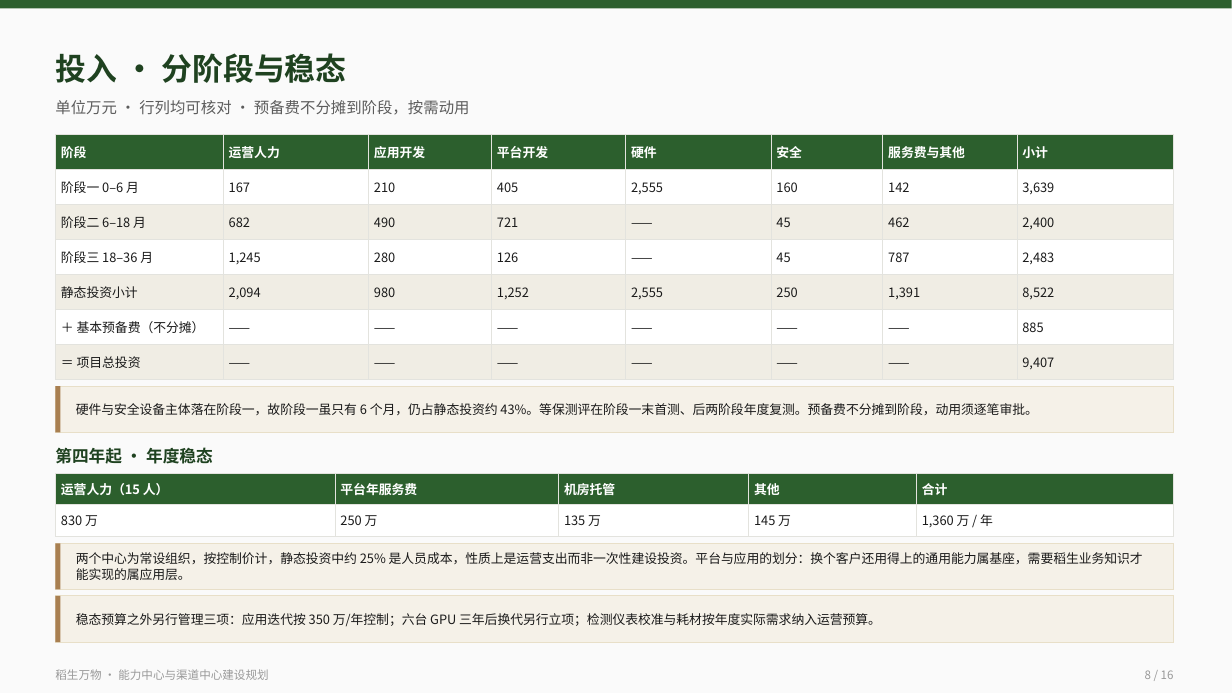
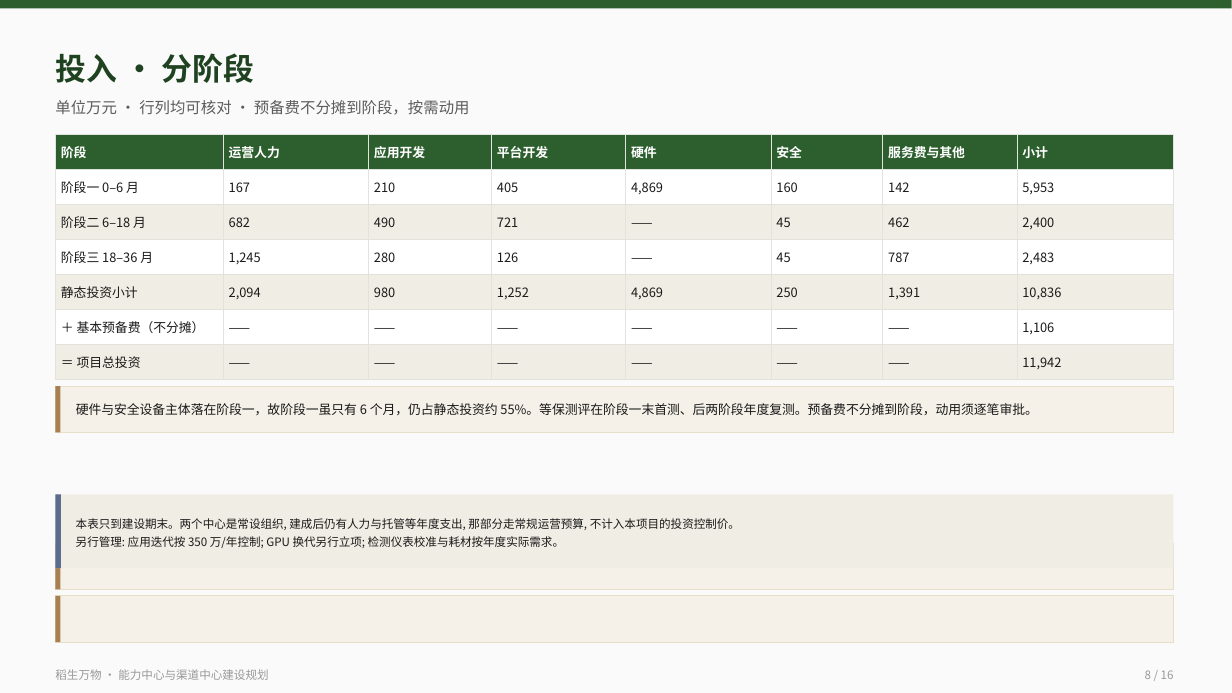
Before and after one commit to jinichen/catfish, a slide deck: slide 8 of projects/daosheng/docs/daosheng-nlzx-v2.budget-appendix-3nodes.pptx. Drawn at 1232x693 pixels with LibreOffice and Linux fonts; fonts in the diff are those of the drawing. Boxes give left, top, right and bottom in pixels: in the first picture for what was removed or moved away, otherwise in the second. Text is boxed around its words. In the diff, an @@ line names an element or a change of style, - is before the commit and + after.

Commit message:
docs(daosheng): 单节点 6 台 → 12 台 GPU，去品牌，去运营期成本
按 PPT 那份为准（不是 DOCX 版本）重算：

  · 算力主机不再写品牌型号，"8 卡 H20（141G/HBM3e）"→"8 卡 GPU 服务器，
    单机满配显存"；显存规格一并模糊，只留 2.4T 参数 / 95B 激活 / FP8 的测算口径
  · 单节点 6 台 → 12 台，四组互备（原三台一组两组互备）
  · 硬件数量跟着核：fabric 交换机 2→4 / 网卡 48→96；基础服务节点 9→12；
    存储 150TB→200TB
  · 单节点硬件 2,555 → 4,869 万；静态投资 8,522 → 10,836；
    预备费 885 → 1,106；控制价 9,407 → 11,942 万
  · 删掉后 5 年运营成本，口径只到建设期末（原来"第四年起年度稳态 1,360 万/年"）
  · 主 deck 补一页系统逻辑架构

三节点合计 25,946 万 = 2.59 亿，3 亿上限下余量 4,054 万（14%）。

```diff
--- a/projects/daosheng/docs/daosheng-nlzx-v2.budget-appendix-3nodes.pptx
+++ b/projects/daosheng/docs/daosheng-nlzx-v2.budget-appendix-3nodes.pptx
@@ text at bbox=[55, 53, 254, 83]: text changed @@
-投入 · 分阶段与稳态
+投入 · 分阶段
@@ table at bbox=[55, 134, 1172, 380] @@
-row 2, column 5: 2,555
+row 2, column 5: 4,869
-row 2, column 8: 3,639
+row 2, column 8: 5,953
-row 5, column 5: 2,555
+row 5, column 5: 4,869
-row 5, column 8: 8,522
+row 5, column 8: 10,836
-row 6, column 8: 885
+row 6, column 8: 1,106
-row 7, column 8: 9,407
+row 7, column 8: 11,942
@@ text at bbox=[76, 403, 1037, 415]: text changed @@
-硬件与安全设备主体落在阶段一，故阶段一虽只有 6 个月，仍占静态投资约 43%。等保测评在阶段一末首测、后两阶段年度复测。预备费不分摊到阶段，动用须逐笔审批。
+硬件与安全设备主体落在阶段一，故阶段一虽只有 6 个月，仍占静态投资约 55%。等保测评在阶段一末首测、后两阶段年度复测。预备费不分摊到阶段，动用须逐笔审批。
@@ text removed at bbox=[55, 447, 213, 464] @@
-第四年起 · 年度稳态
@@ table removed at bbox=[55, 473, 1173, 536], 2 rows, 5 columns @@
-运营人力（15 人） | 平台年服务费 | 机房托管 | 其他 | 合计
-830 万 | 250 万 | 135 万 | 145 万 | 1,360 万 / 年
@@ rectangle added at bbox=[55, 494, 1174, 568], fill #F0EDE4 @@
@@ rectangle added at bbox=[55, 494, 61, 568], fill #5B6C8F @@
@@ text at bbox=[76, 518, 740, 548]: text changed; size 10 to 9 pt @@
-稳态预算之外另行管理三项：应用迭代按 350 万/年控制；六台 GPU 三年后换代另行立项；检测仪表校准与耗材按年度实际需求纳入运营预算。
+本表只到建设期末。两个中心是常设组织, 建成后仍有人力与托管等年度支出, 那部分走常规运营预算, 不计入本项目的投资控制价。
+另行管理: 应用迭代按 350 万/年控制; GPU 换代另行立项; 检测仪表校准与耗材按年度实际需求。
@@ text removed at bbox=[76, 552, 1143, 580] @@
-两个中心为常设组织，按控制价计，静态投资中约 25% 是人员成本，性质上是运营支出而非一次性建设投资。平台与应用的划分：换个客户还用得上的通用能力属基座，需要稻生业务知识才能实现的属应用层。
```
Also in this commit, not shown: 12 other slides changed, 1 other file.
